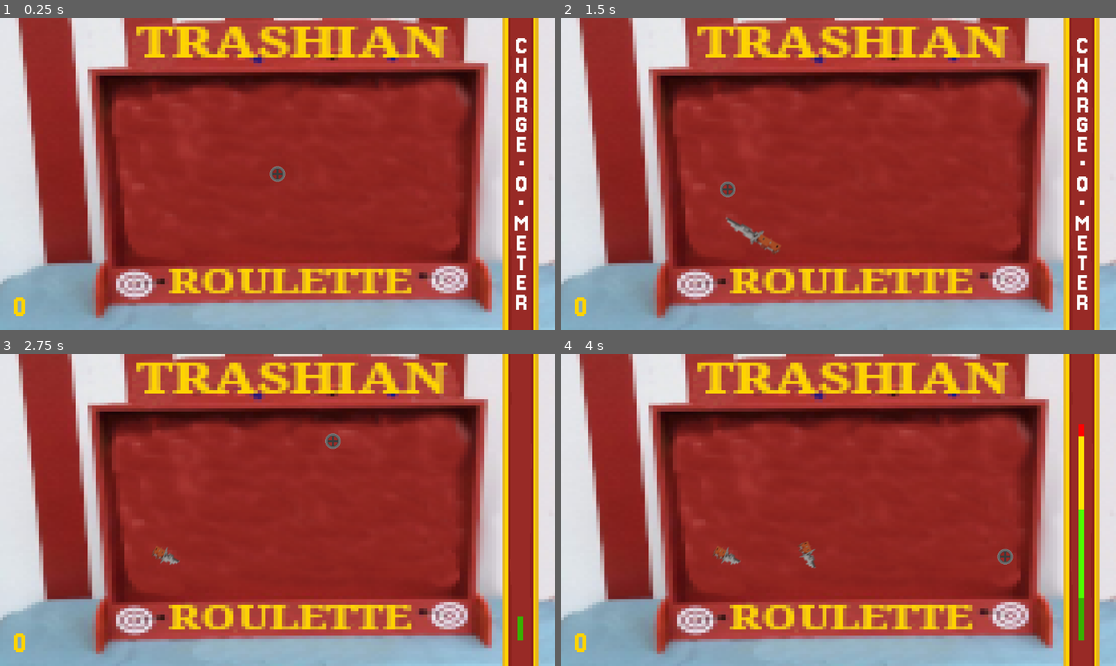
Above: before the commit, frames 1-4 (two rows, left to right).
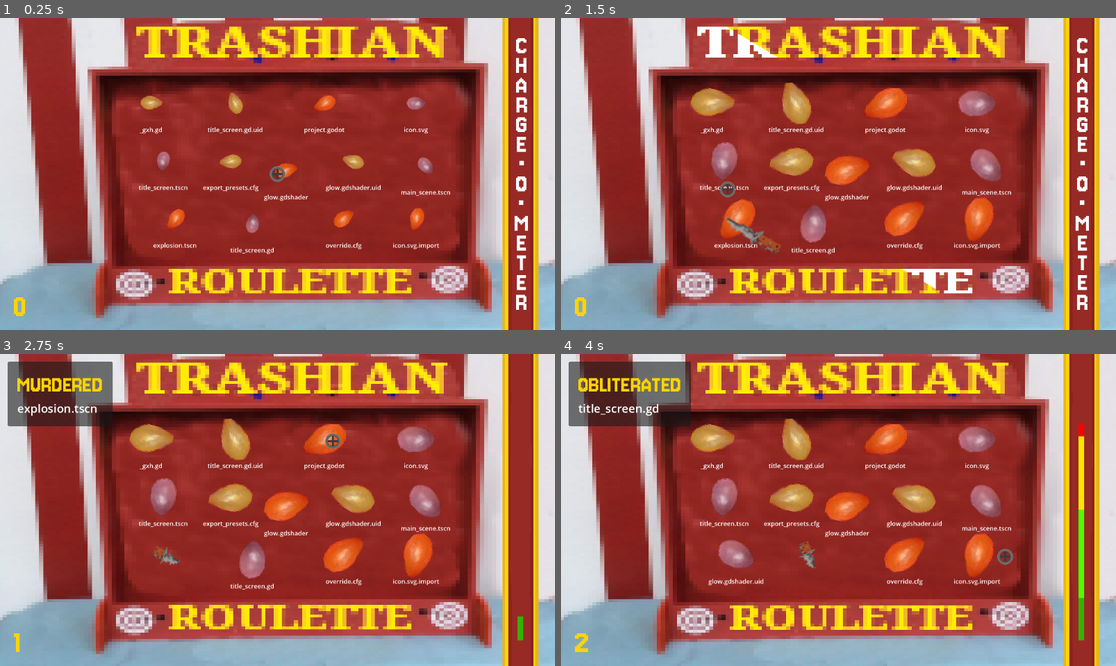
Above: after the commit, the same moments.

Repository: strawberry-p/trashian-roulette
Game: Godot game, scene res://main_scene.tscn
Same seed, same stepped clock (60 frames per second), same inputs: the game is played once before the commit and once after it.
Inputs (mouse positions are in pixels of both pictures, inside the frame that each line leads up to):
- Up to frame 1 (0.25 s): no input
- Up to frame 2 (1.5 s): move the mouse to (960, 158) at 0.52 s; press the mouse at (960, 158) at 0.53 s; move the mouse to (727, 189) at 1.27 s; release the mouse at (727, 189) at 1.28 s; click (727, 189) at 1.35 s
- Up to frame 3 (2.75 s): move the mouse to (333, 441) at 2.02 s; press the mouse at (333, 441) at 2.03 s
- Up to frame 4 (4 s): move the mouse to (810, 572) at 2.77 s; release the mouse at (810, 572) at 2.78 s; click (810, 572) at 2.85 s; move the mouse to (1005, 556) at 3.52 s; press the mouse at (1005, 556) at 3.53 s

The runs differ from the first frame. In frame 1, 7.3% of the frame differs, in the area x 24-82%, y 2-89%; in frame 2, 12%; in frame 3, 15%; in frame 4, 16%, in the area x 1-88%, y 1-97%.
Error before the commit: Assertion failed. (res://scripts/balloon_spawner.gd:72)

Commit message:
glow and other stuff

Diff:
--- a/explosion.tscn
+++ b/explosion.tscn
@@ -9,6 +9,7 @@
 fill_from = Vector2(0.51282054, 0.50427353)
 
 [sub_resource type="Gradient" id="Gradient_q7epf"]
+offsets = PackedFloat32Array(0.50625, 1)
 colors = PackedColorArray(1, 1, 1, 1, 1, 1, 1, 0)
 
 [sub_resource type="GradientTexture1D" id="GradientTexture1D_vxas0"]
--- /dev/null
+++ b/glow.gdshader
@@ -0,0 +1,13 @@
+shader_type canvas_item;
+
+uniform vec4 shine_color : source_color = vec4(1.0);
+uniform float shine_speed : hint_range(0.0, 10.0) = 1.0;
+uniform float shine_size : hint_range(0.01, 1.0) = 0.01;
+
+void fragment() {
+    if (distance(COLOR.rgb, vec3(1.0, 0.831, 0.0)) < 0.5) {
+    	float shine = step(1.0 - shine_size, 0.5 + 0.5 * sin(UV.x - UV.y + TIME * shine_speed));
+		COLOR.rgb += shine_color.rgb * shine * COLOR.a;
+		COLOR.rgb += vec3(0.1, 0.1, 0.0);
+    }
+}
--- a/main_scene.tscn
+++ b/main_scene.tscn
@@ -6,6 +6,7 @@
 [ext_resource type="PackedScene" uid="uid://d0dejr3wjs8ca" path="res://objects/balloon.tscn" id="3_d5x1h"]
 [ext_resource type="Script" uid="uid://dhfl0q3ul1f7v" path="res://scripts/balloon_spawner.gd" id="4_8mm7a"]
 [ext_resource type="Texture2D" uid="uid://bw5641rg7xu1o" path="res://sprites/bg.png" id="5_66tet"]
+[ext_resource type="Shader" uid="uid://b6hl64fseka8s" path="res://glow.gdshader" id="5_mo76n"]
 [ext_resource type="Texture2D" uid="uid://1csfwl3gkpya" path="res://sprites/bar.png" id="6_hq1ik"]
 [ext_resource type="Texture2D" uid="uid://cmbyvwja4v4k6" path="res://sprites/chargebar.png" id="6_wr18j"]
 [ext_resource type="Texture2D" uid="uid://dihr3vgegdlo7" path="res://sprites/crosshair.png" id="7_nfk4m"]
@@ -13,6 +14,12 @@
 [ext_resource type="FontFile" uid="uid://cq0yx4u4o83yn" path="res://Jersey_10/Jersey10-Regular.ttf" id="11_qwutr"]
 [ext_resource type="Script" path="res://scripts/chat.gd" id="12_671wp"]
 [ext_resource type="AudioStream" uid="uid://c716v3n7nvbc8" path="res://other/HaiQualiti.mp3" id="13_mo76n"]
+
+[sub_resource type="ShaderMaterial" id="ShaderMaterial_671wp"]
+shader = ExtResource("5_mo76n")
+shader_parameter/shine_color = Color(1, 1, 1, 1)
+shader_parameter/shine_speed = 1.0
+shader_parameter/shine_size = 0.01
 
 [sub_resource type="LabelSettings" id="LabelSettings_671wp"]
 line_spacing = -22.08
@@ -46,6 +53,7 @@
 chargeometer = NodePath("../Label")
 
 [node name="Sprite2D" type="Sprite2D" parent="Spawner"]
+material = SubResource("ShaderMaterial_671wp")
 position = Vector2(0, 5.999954)
 scale = Vector2(8.392555, 6.3749995)
 texture = ExtResource("5_66tet")
--- a/scripts/balloon.gd
+++ b/scripts/balloon.gd
@@ -51,4 +51,4 @@
 			$"../Spawner".knife = coll
 			$Label.hide()
 			$AnimatedSprite2D.animation_finished.connect(hidee)
-			#DirAccess.remove_absolute(filepath)
+			DirAccess.remove_absolute(filepath)
--- a/scripts/camera_2d.gd
+++ b/scripts/camera_2d.gd
@@ -6,7 +6,7 @@
 var shakeStrength: float = 0.0
 
 func _ready() -> void:
-	pass
+	Engine.max_fps = 30
 
 func shake(strength: float) -> void:
 	shakeStrength = strength
Not shown, added: glow.gdshader.uid
Not shown: 1 places in main_scene.tscn that only renumber resources
